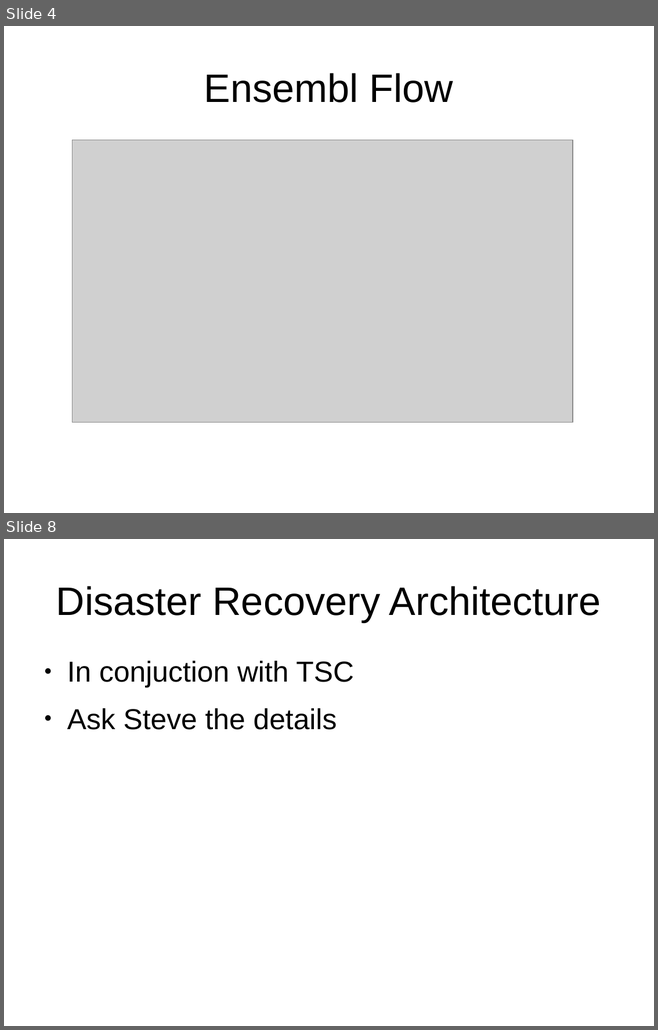
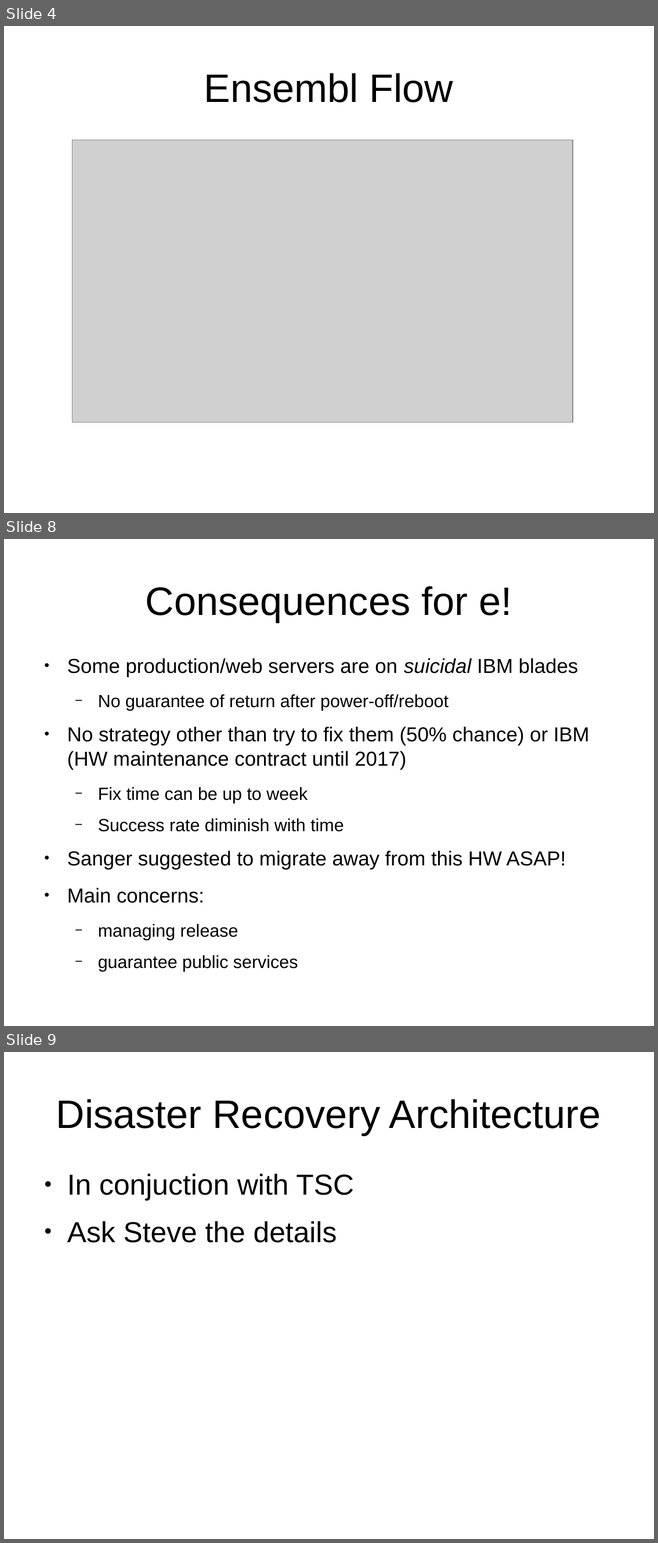
Before and after one commit to avullo/ensembl-migration-pm, a slide deck: data-review-10-16/talk.odp. Shown one above the other, each under a label of ours: slides 4 and 8 before the commit, slides 4, 8 and 9 after it; the slides between them are not shown. The pictures are 658x1030 and 658x1543 pixels, drawn with LibreOffice and Linux fonts; fonts in the diff are those of the drawing; grey boxes stand for pictures; background and template pictures are left out. Boxes give left, top, right and bottom in pixels: in the first picture for what was removed or moved away, otherwise in the second. Text is boxed around its words. In the diff, an @@ line names an element or a change of style, - is before the commit and + after.

```diff
--- a/data-review-10-16/talk.odp
+++ b/data-review-10-16/talk.odp
@@ slide 8 added at [4,539,654,1026], background #FFFFFF @@
@@ title added at [146,586,511,622], 44 pt, text #000000 @@
+Consequences for e!
@@ text added at [67,658,589,940], 22.4 pt, text #000000 @@
+● Some production/web servers are on suicidal IBM blades
+  − No guarantee of return after power-off/reboot
+● No strategy other than try to fix them (50% chance) or IBM (HW maintenance contract until 2017)
+  − Fix time can be up to week
+  − Success rate diminish with time
+● Sanger suggested to migrate away from this HW ASAP!
+● Main concerns:
+  − managing release
+  − guarantee public services
@@ what was slide 8 is now slide 9 @@
```
Also in this commit, not shown: 3 slides changed.
